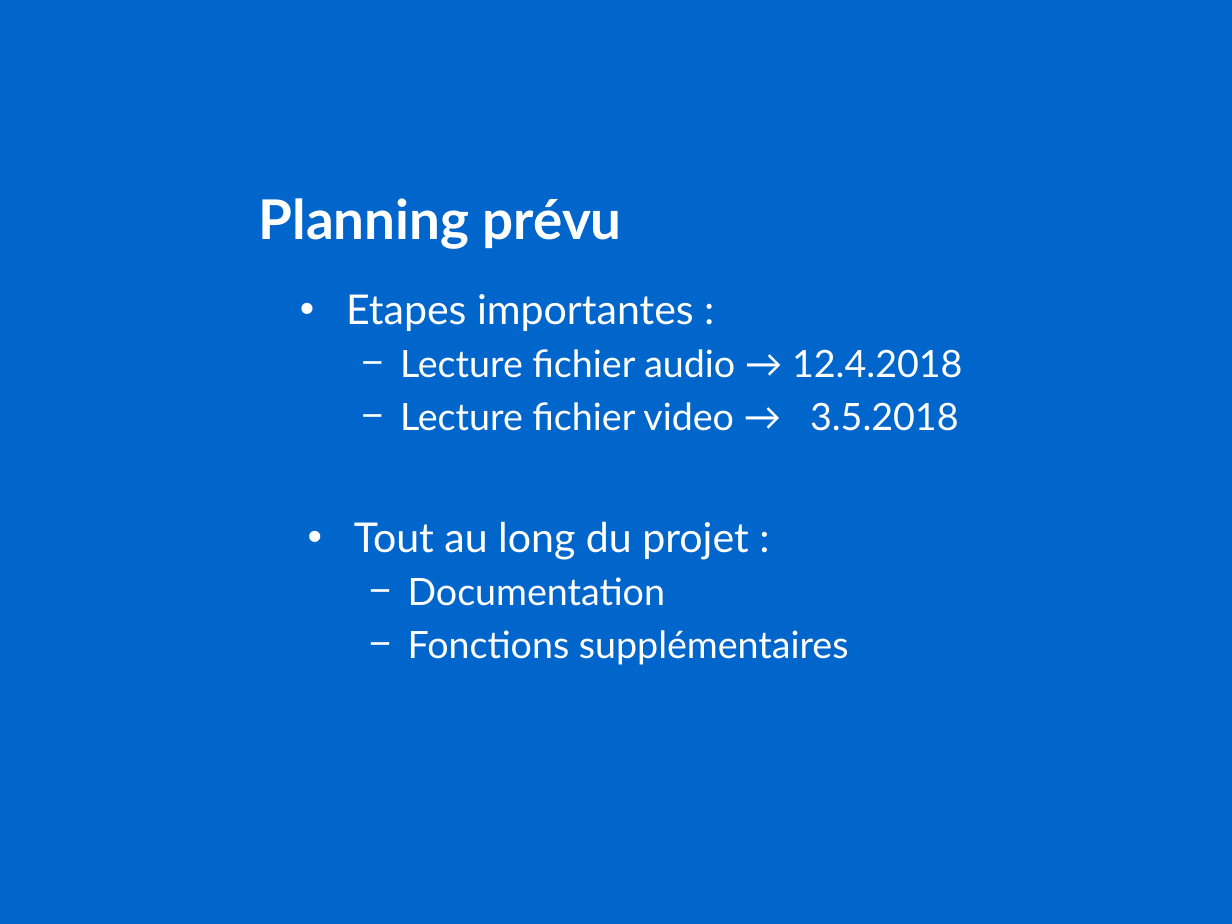
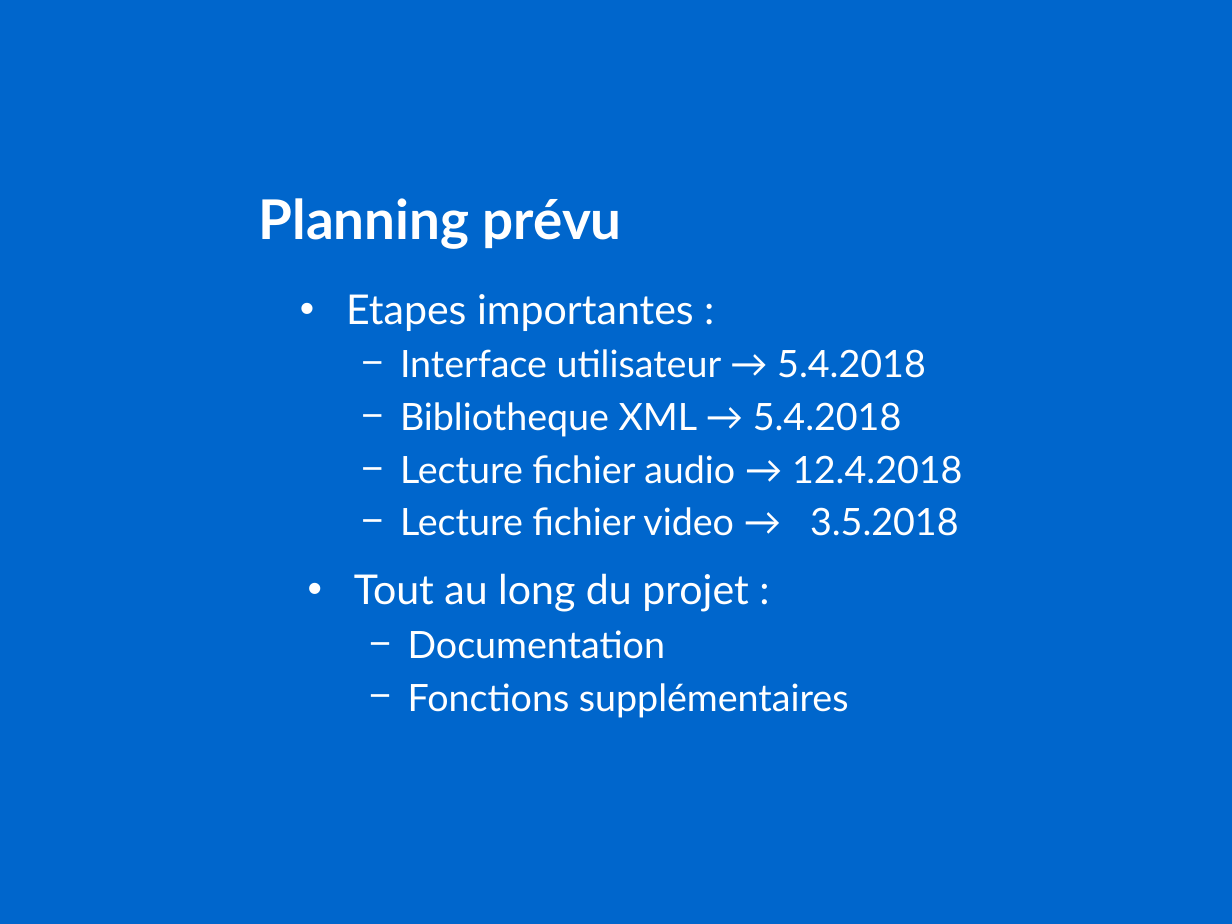
Before and after one commit to antoineNourZaf/PRO--OMP, a slide deck: slide 7 of Projet OMP.pptx. Drawn at 1232x924 pixels with LibreOffice and Linux fonts; fonts in the diff are those of the drawing; background and template pictures are left out. Boxes give left, top, right and bottom in pixels: in the first picture for what was removed or moved away, otherwise in the second. Text is boxed around its words. In the diff, an @@ line names an element or a change of style, - is before the commit and + after.

```diff
--- a/Projet OMP.pptx
+++ b/Projet OMP.pptx
@@ text at (400,349,926,437): paragraphs added @@
+  − Interface utilisateur → 5.4.2018
+  − Bibliotheque XML → 5.4.2018
```
Also in this commit, not shown: 5 other slides changed, 1 slide added, 5 other files.
